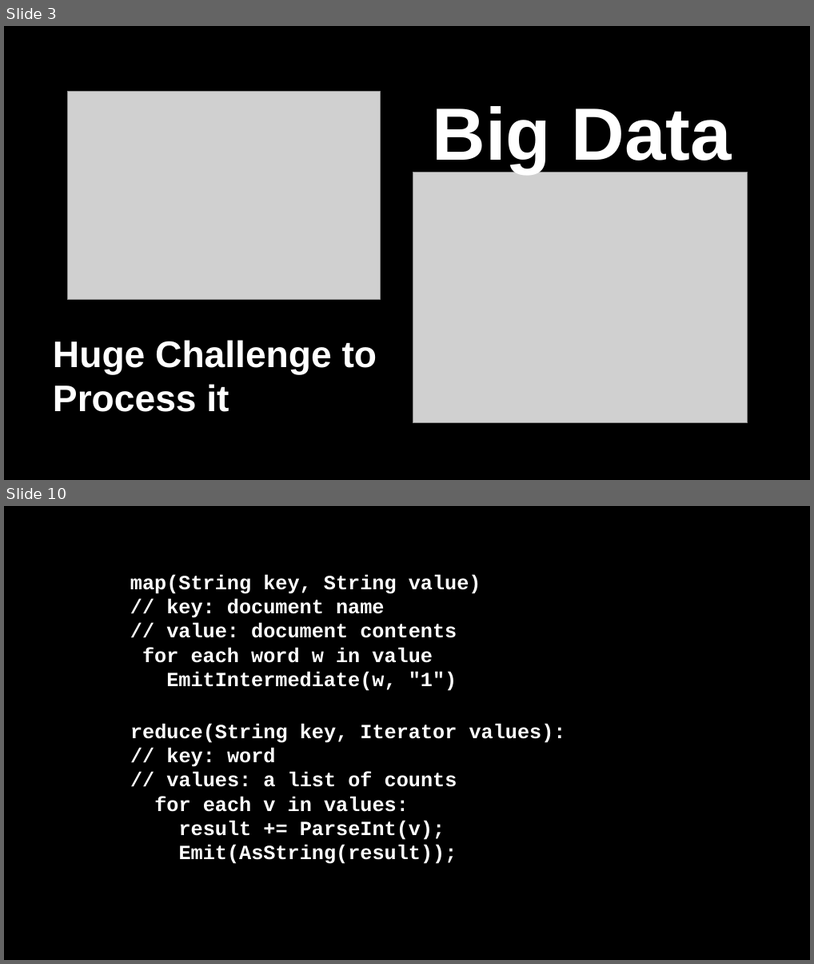
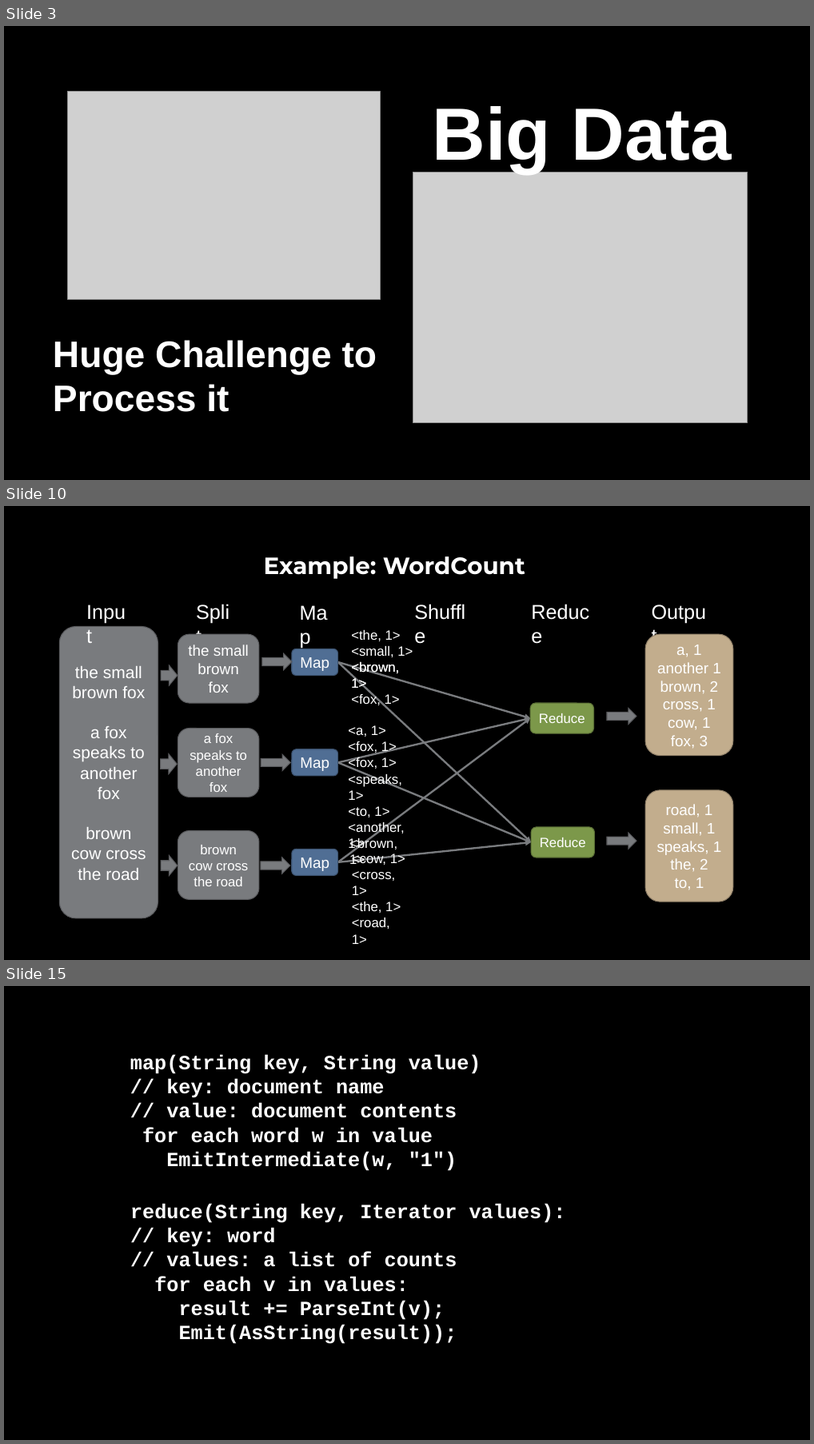
Before and after one commit to kisan101/presentation-on-MapReduce, a slide deck: map_reduce.pptx. Shown one above the other, each under a label of ours: slides 3 and 10 before the commit, slides 3, 10 and 15 after it; the slides between them are not shown. The pictures are 814x964 and 814x1444 pixels, drawn with LibreOffice and Linux fonts; fonts in the diff are those of the drawing; grey boxes stand for pictures. Boxes give left, top, right and bottom in pixels: in the first picture for what was removed or moved away, otherwise in the second. Text is boxed around its words. In the diff, an @@ line names an element or a change of style, - is before the commit and + after.

```diff
--- a/map_reduce.pptx
+++ b/map_reduce.pptx
@@ slide 10 added at <box>4,506,810,960</box>, background #000000 @@
@@ title added at <box>264,556,526,579</box>, 28 pt, text #FFFFFF, bold @@
+Example: WordCount
@@ text added at <box>81,596,137,626</box>, 24 pt, text #FFFFFF @@
+Input
@@ group added at <box>338,596,531,862</box>: 6 arrows, 1 text @@
+Shuffle
@@ text added at <box>526,596,599,626</box>, 24 pt, text #FFFFFF @@
+Reduce
@@ rounded rectangle added at <box>60,626,158,918</box>, fill #797B7E, outline #5A5B5D 1 pt, 20 pt, text #FFFFFF @@
+the small brown fox
+a fox speaks to another fox
+brown cow cross the road
@@ text added at <box>348,630,413,755</box>, 16 pt, text #FFFFFF @@
+<the, 1>
+<small, 1>
+<brown, 1>
+<fox, 1>
@@ right arrow added at <box>162,665,178,685</box>, fill #797B7E, outline #5A5B5D 1 pt @@
@@ right arrow added at <box>262,654,292,670</box>, fill #797B7E, outline #5A5B5D 1 pt @@
@@ text added at <box>351,661,399,689</box>, 16 pt, text #FFFFFF @@
+<brown, 1>
@@ text added at <box>90,693,406,863</box>, 16 pt, text #FFFFFF @@
+<a, 1>
+<fox, 1>
+<fox, 1>
+<speaks, 1>
+<to, 1>
+<another, 1>
@@ rounded rectangle added at <box>531,703,594,733</box>, fill #7C984A, outline #5C7037 1 pt, 16 pt, text #FFFFFF @@
+Reduce
@@ right arrow added at <box>161,754,177,774</box>, fill #797B7E, outline #5A5B5D 1 pt @@
@@ right arrow added at <box>261,754,290,770</box>, fill #797B7E, outline #5A5B5D 1 pt @@
@@ group added at <box>178,596,258,900</box>: 3 rounded rectangles, 1 text @@
+Split
+the small brown fox
+a fox speaks to another fox
+brown cow cross the road
@@ text added at <box>348,836,398,852</box>, 16 pt, text #FFFFFF @@
+<brown, 1>
@@ rounded rectangle added at <box>531,827,595,857</box>, fill #7C984A, outline #5C7037 1 pt, 16 pt, text #FFFFFF @@
+Reduce
@@ group added at <box>607,596,734,901</box>: 2 rounded rectangles, 2 right arrows, 1 text @@
+Output
+a, 1
+another 1
+brown, 2
+cross, 1
+cow, 1
+fox, 3
+road, 1
+small, 1
+speaks, 1
+the, 2
+to, 1
@@ right arrow added at <box>162,855,178,875</box>, fill #797B7E, outline #5A5B5D 1 pt @@
@@ right arrow added at <box>261,857,290,873</box>, fill #797B7E, outline #5A5B5D 1 pt @@
@@ group added at <box>292,596,344,876</box>: 3 rounded rectangles, 1 text @@
+Map
+Map
+Map
+Map
@@ text added at <box>350,852,401,944</box>, 16 pt, text #FFFFFF @@
+<cow, 1>
+<cross, 1>
+<the, 1>
+<road, 1>
@@ what was slide 10 is now slide 15 @@
```
Also in this commit, not shown: 1 slide changed, 12 other slides added, 7 slides removed.
